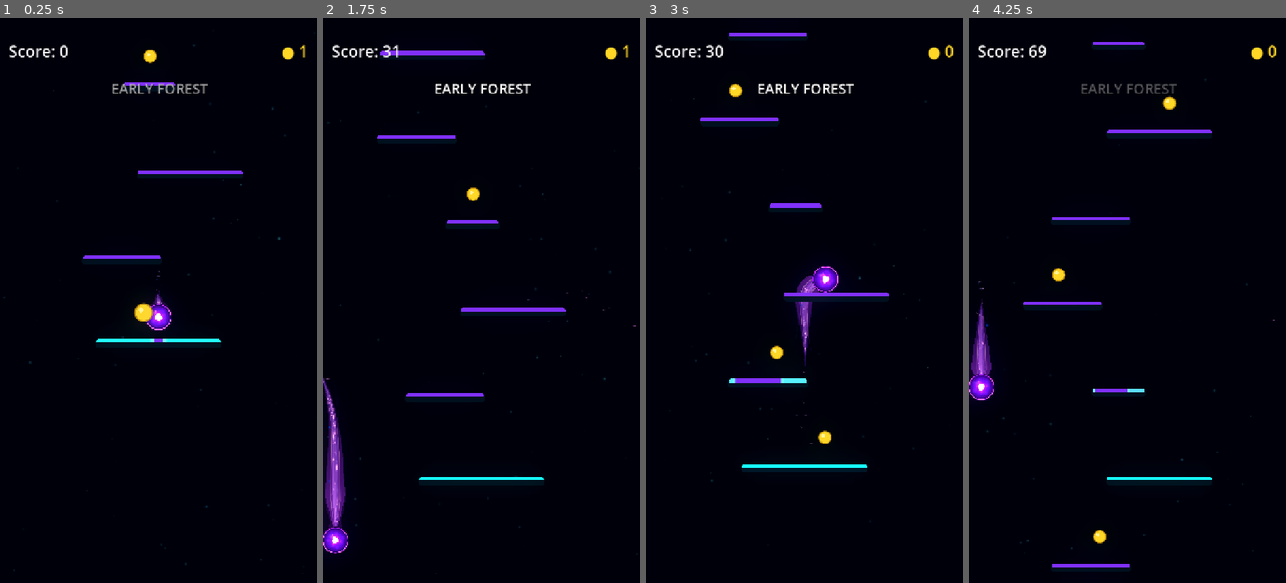
Above: before the commit, frames 1-4 (left to right).
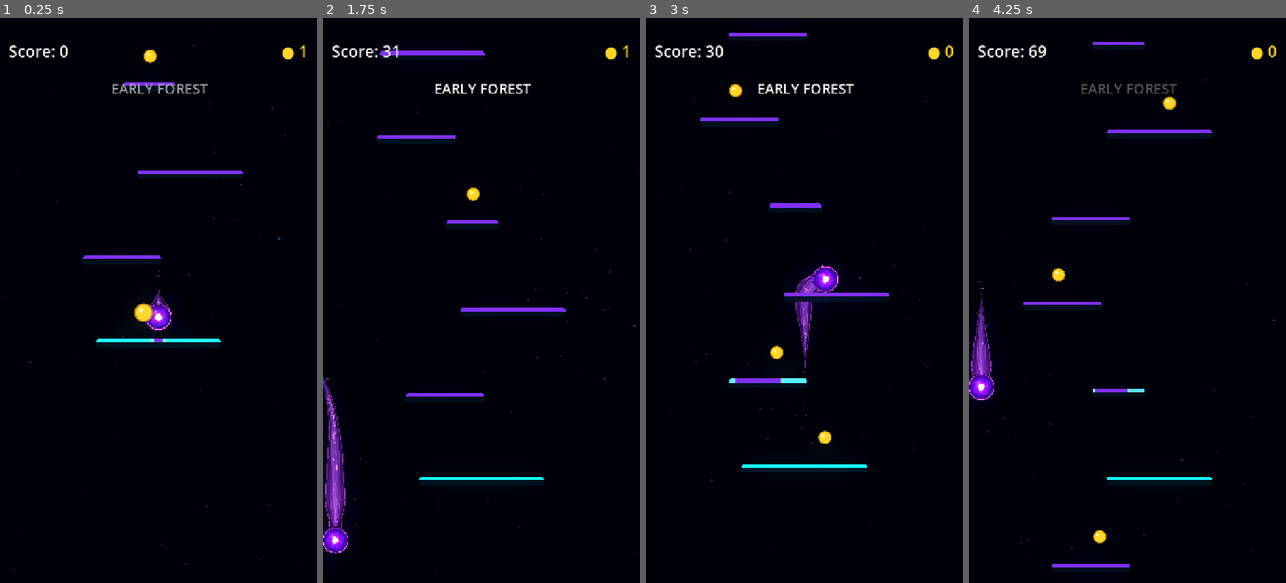
Above: after the commit, the same moments.

Repository: Kryodo/TowerJump
Game: Godot game, scene res://scenes/main.tscn
Two runs of this game, one before a commit and one after it. Both use one fixed random seed, a clock stepped at 60 frames per second and the inputs below.
Inputs (mouse positions are in pixels of both pictures, inside the frame that each line leads up to):
- Up to frame 1 (0.25 s): no input
- Up to frame 2 (1.75 s): move the mouse to (551, 272) at 0.52 s; hold Right (ui_right) 0.53-1.25 s; click (551, 272) at 0.67 s; drag from (418, 328) to (471, 193) at 1.27 s
- Up to frame 3 (3 s): click "Nochmal spielen" at 2 s; move the mouse to (836, 176) at 2.77 s; hold Right (ui_right) from 2.78 s (still down)
- Up to frame 4 (4.25 s): release Right (ui_right) at 3.5 s; drag from (1111, 413) to (1057, 215) at 3.52 s

The runs differ from the first frame. In frame 1, less than 0.1% of the frame differs, in the area x 47-55%, y 48-53%; in frame 2, 0.2%, in the area x 0-8%, y 63-91%; in frame 3, less than 0.1%; in frame 4, less than 0.1%.

Commit message:
Layer the unified comet skin and contour visibly

Diff:
--- a/scenes/ball.tscn
+++ b/scenes/ball.tscn
@@ -17,6 +17,10 @@
 [sub_resource type="ShaderMaterial" id="ShaderMaterial_unified_comet"]
 shader = ExtResource("7_unified_comet")
 shader_parameter/palette_mode = 0
+
+[sub_resource type="Gradient" id="Gradient_unified_contour"]
+offsets = PackedFloat32Array(0, 0.12, 0.44, 0.56, 0.88, 1)
+colors = PackedColorArray(1, 1, 1, 0.68, 1, 1, 1, 0.50, 1, 1, 1, 0.18, 1, 1, 1, 0.18, 1, 1, 1, 0.50, 1, 1, 1, 0.68)
 
 [sub_resource type="Curve" id="Curve_iijjg"]
 _data = [Vector2(0, 0.015), 0.0, 4.2, 0, 1, Vector2(0.07, 0.505), 4.2, 1.2, 1, 1, Vector2(0.2, 1.15), 1.2, 0.0, 1, 1, Vector2(0.36, 0.94), 0.0, -0.9, 1, 1, Vector2(0.68, 0.42), -0.9, -1.0, 1, 1, Vector2(0.92, 0.04), -1.0, -0.5, 1, 1, Vector2(1, 0), -0.5, 0.0, 1, 0]
@@ -202,7 +206,16 @@
 
 [node name="UnifiedCometShape" type="Polygon2D" parent="TrailVisual" unique_id=1770062203]
 material = SubResource("ShaderMaterial_unified_comet")
-z_index = -1
+z_index = 1
+
+[node name="UnifiedCometContour" type="Line2D" parent="TrailVisual" unique_id=1770062204]
+z_index = 1
+width = 1.8
+gradient = SubResource("Gradient_unified_contour")
+joint_mode = 2
+begin_cap_mode = 2
+end_cap_mode = 2
+antialiased = true
 
 [node name="TrailAura" type="Line2D" parent="TrailVisual" unique_id=333510001]
 width = 40.0
